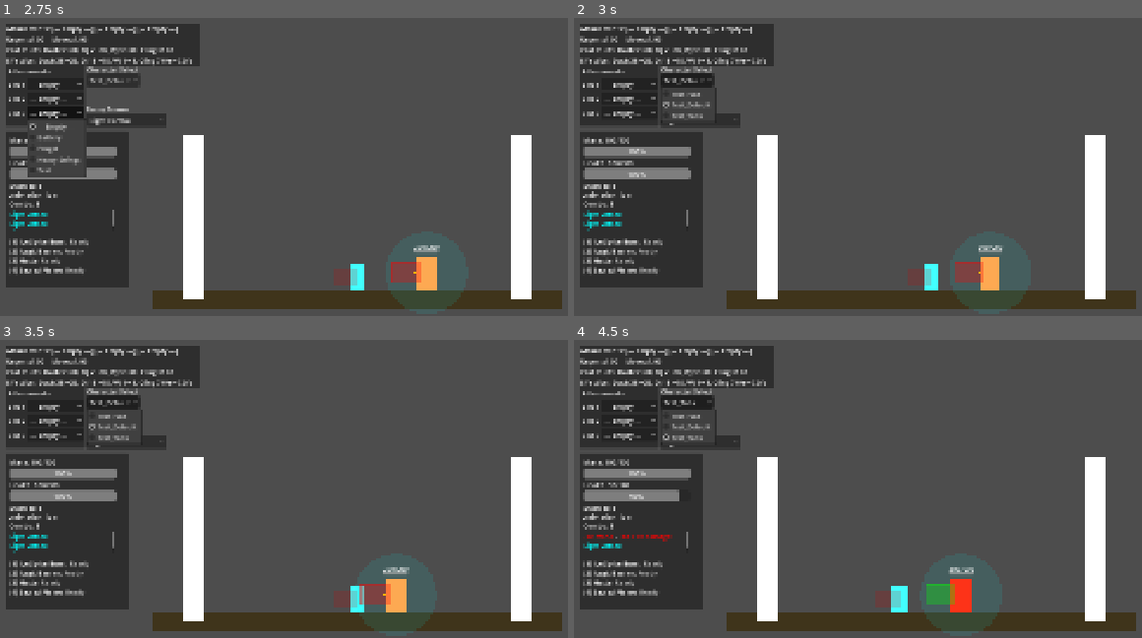
Above: before the commit, frames 1-4 (two rows, left to right).
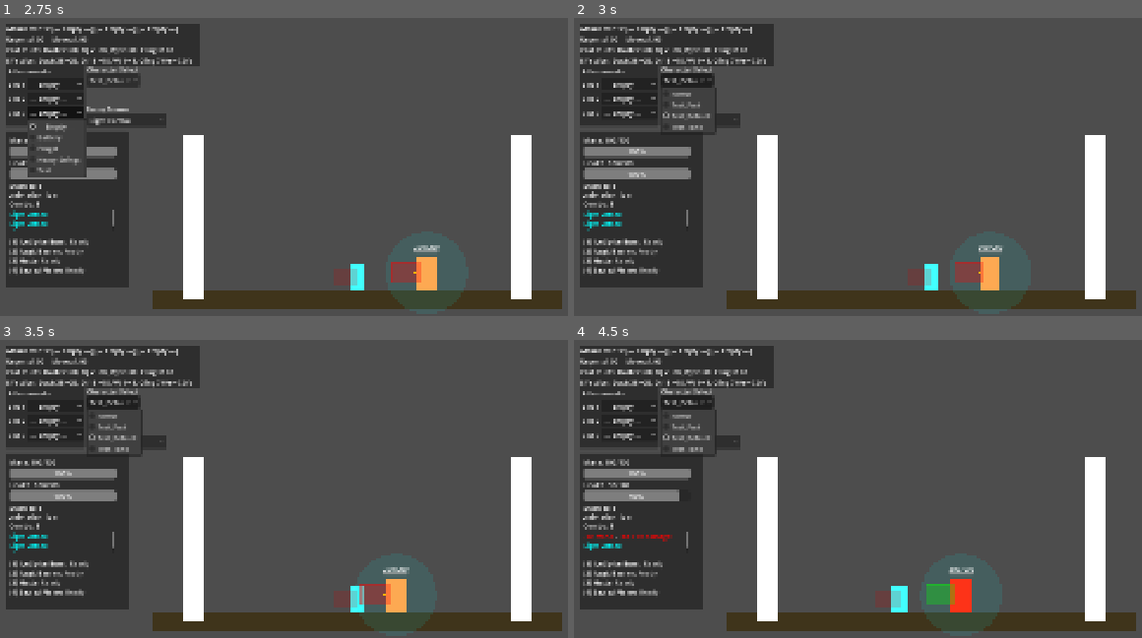
Above: after the commit, the same moments.

Repository: Korasyl/ManaBrawl
Game: Godot game, scene res://scenes/test_environment/test_environment.tscn
Same seed, same stepped clock (60 frames per second), same inputs: the game is played once before the commit and once after it.
Inputs:
- Up to frame 1 (2.75 s): click "— Empty —" at 0.5 s; click "— Empty —" at 1.25 s; click "— Empty —" at 2 s
- Up to frame 2 (3 s): click "Test_Default" at 2.75 s
- Up to frame 3 (3.5 s): no input
- Up to frame 4 (4.5 s): click "Light Combo" at 3.5 s; click "Test_Tank" (after the commit: "Test_Default") at 4.25 s

Frame 1 is identical in both runs. In frame 2, 0.2% of the frame differs, in the area x 15-26%, y 25-40%; in frame 3, 0.2%; in frame 4, 0.3%, in the area x 15-26%, y 20-40%.

Commit message:
Testing Targeted-Delivery Basic Ranged

Diff:
--- a/characters/player.gd
+++ b/characters/player.gd
@@ -113,6 +113,8 @@
 var gravity = ProjectSettings.get_setting("physics/2d/default_gravity")
 
 func _ready():
+	add_to_group("player")
+
 	# Initialize from stats
 	if stats:
 		current_health = stats.max_health
@@ -1008,6 +1010,13 @@
 		return other.team_id != team_id
 	return other != self
 
+func apply_healing(amount: float, _ctx: Dictionary = {}) -> void:
+	if is_dead or amount <= 0.0:
+		return
+	if stats == null:
+		return
+	current_health = min(current_health + amount, stats.max_health)
+
 func take_damage(damage: float, knockback_velocity: Vector2 = Vector2.ZERO, interrupt_type: String = "none", ctx: Dictionary = {}):
 	print("PLAYER: take_damage called! damage=%.1f, knockback=%s, type=%s" % [damage, knockback_velocity, interrupt_type])
 	if is_dead:
@@ -1268,6 +1277,69 @@
 	if debug_hud:
 		debug_hud.log_action("[color=yellow]%s[/color]" % mode.mode_name)
 
+func _get_ranged_target_near_cursor(max_range_from_cursor: float, allow_self: bool = true) -> Node:
+	var mouse_pos := get_global_mouse_position()
+	var nearest: Node = null
+	var nearest_dist := max_range_from_cursor
+
+	var candidates := get_tree().get_nodes_in_group("enemy")
+	candidates.append_array(get_tree().get_nodes_in_group("training_dummy"))
+	candidates.append_array(get_tree().get_nodes_in_group("player"))
+
+	for candidate in candidates:
+		if candidate == null or not is_instance_valid(candidate):
+			continue
+		if not ("team_id" in candidate):
+			continue
+		if not (candidate is Node2D):
+			continue
+		if not (candidate.has_method("take_damage") or candidate.has_method("apply_healing") or ("status_effects" in candidate)):
+			continue
+		var dist := mouse_pos.distance_to(candidate.global_position)
+		if dist < nearest_dist:
+			nearest_dist = dist
+			nearest = candidate
+
+	if allow_self:
+		var self_dist := mouse_pos.distance_to(global_position)
+		if self_dist < nearest_dist:
+			nearest = self
+
+	return nearest
+
+func _fire_targeted_ranged(mode: RangedModeData) -> bool:
+	var target: Node = _get_ranged_target_near_cursor(mode.targeted_max_range_from_cursor, mode.targeted_allow_self)
+	if target == null:
+		return false
+
+	var is_target_ally: bool = is_ally(target)
+	if is_target_ally and not mode.targeted_affect_allies:
+		return false
+	if (not is_target_ally) and not mode.targeted_affect_enemies:
+		return false
+
+	var effect_id: String = mode.targeted_effect_id if mode.targeted_effect_id != "" else mode.mode_name.to_lower().replace(" ", "_")
+	var ctx := {
+		ContextKeys.SOURCE: self,
+		ContextKeys.TARGET: target,
+		ContextKeys.ATTACK_ID: effect_id,
+		ContextKeys.DAMAGE_TYPE: mode.damage_type,
+		ContextKeys.TEAM_ID: team_id,
+	}
+
+	if is_target_ally:
+		if mode.targeted_burst_heal > 0.0 and target.has_method("apply_healing"):
+			target.apply_healing(mode.targeted_burst_heal, ctx)
+		if mode.targeted_hot_duration > 0.0 and mode.targeted_hot_heal_per_second > 0.0 and "status_effects" in target and target.status_effects:
+			target.status_effects.apply_effect(StatusEffect.Type.HEALING, mode.targeted_hot_duration, self, mode.targeted_hot_heal_per_second, effect_id + "_hot")
+	else:
+		if mode.targeted_burst_damage > 0.0 and target.has_method("take_damage"):
+			target.take_damage(mode.targeted_burst_damage, Vector2.ZERO, mode.interrupt_type, ctx)
+		if mode.targeted_dot_duration > 0.0 and mode.targeted_dot_damage_per_second > 0.0 and "status_effects" in target and target.status_effects:
+			target.status_effects.apply_effect(StatusEffect.Type.BURNING, mode.targeted_dot_duration, self, mode.targeted_dot_damage_per_second, effect_id + "_burn")
+
+	return true
+
 func _get_projectile_spawn_base() -> Vector2:
 	return global_position + projectile_spawn_offset
 
--- /dev/null
+++ b/resources/character_stats/fervor.tres
@@ -0,0 +1,9 @@
+[gd_resource type="Resource" script_class="CharacterStats" format=3]
+
+[ext_resource type="Script" path="res://scripts/character_stats.gd" id="1_stats"]
+[ext_resource type="Resource" path="res://resources/ranged_modes/cauterizing_fire.tres" id="2_rng"]
+
+[resource]
+script = ExtResource("1_stats")
+character_name = "Fervor"
+ranged_mode = ExtResource("2_rng")
--- /dev/null
+++ b/resources/ranged_modes/cauterizing_fire.tres
@@ -0,0 +1,26 @@
+[gd_resource type="Resource" script_class="RangedModeData" format=3]
+
+[ext_resource type="Script" path="res://scripts/combat/ranged_mode_data.gd" id="1_rmd"]
+
+[resource]
+script = ExtResource("1_rmd")
+mode_name = "Cauterizing Fire"
+mode_type = "targeted"
+damage = 0.0
+damage_type = "ranged"
+interrupt_type = "flinch"
+projectile_speed = 600.0
+projectile_color = Color(1, 0.6, 0.2, 1)
+fire_cooldown = 0.55
+move_speed_mult = 0.7
+targeted_max_range_from_cursor = 260.0
+targeted_allow_self = true
+targeted_affect_allies = true
+targeted_affect_enemies = true
+targeted_burst_damage = 10.0
+targeted_burst_heal = 10.0
+targeted_dot_duration = 3.0
+targeted_dot_damage_per_second = 5.0
+targeted_hot_duration = 3.0
+targeted_hot_heal_per_second = 5.0
+targeted_effect_id = "cauterizing_fire"
--- a/scripts/combat/ranged_mode_data.gd
+++ b/scripts/combat/ranged_mode_data.gd
@@ -16,3 +16,19 @@
 ## Mode behavior
 @export var fire_cooldown: float = 0.4
 @export var move_speed_mult: float = 0.7  # Movement speed while in ranged mode
+
+
+## Targeted delivery options (used when mode_type == "targeted")
+@export var targeted_max_range_from_cursor: float = 220.0
+@export var targeted_allow_self: bool = true
+@export var targeted_affect_allies: bool = true
+@export var targeted_affect_enemies: bool = true
+
+## Cauterizing Fire-style effects
+@export var targeted_burst_damage: float = 0.0
+@export var targeted_burst_heal: float = 0.0
+@export var targeted_dot_duration: float = 0.0
+@export var targeted_dot_damage_per_second: float = 0.0
+@export var targeted_hot_duration: float = 0.0
+@export var targeted_hot_heal_per_second: float = 0.0
+@export var targeted_effect_id: String = ""
--- a/scripts/combat/status_effect.gd
+++ b/scripts/combat/status_effect.gd
@@ -11,6 +11,7 @@
 	GRABBED,    # Cannot move or act (vine grab, etc.)
 	SLOWED,     # Reduced move speed
 	BURNING,    # Damage over time
+	HEALING,    # Healing over time
 	CUSTOM,     # For unique effects — check effect_id
 }
 
--- a/scripts/combat/status_effect_manager.gd
+++ b/scripts/combat/status_effect_manager.gd
@@ -24,12 +24,18 @@
 				expired.append(effect)
 				continue
 
-		# Apply DoT
+		# Apply DoT / HoT
 		if effect.type == StatusEffect.Type.BURNING and _owner != null:
 			if _owner.has_method("take_damage"):
 				var dot_damage: float = float(effect.magnitude) * float(delta)
 				var ctx := {ContextKeys.SOURCE: effect.source, ContextKeys.DAMAGE_TYPE: "dot"}
 				_owner.take_damage(dot_damage, Vector2.ZERO, "none", ctx)
+
+		if effect.type == StatusEffect.Type.HEALING and _owner != null:
+			if _owner.has_method("apply_healing"):
+				var hot_heal: float = float(effect.magnitude) * float(delta)
+				_owner.apply_healing(hot_heal, {ContextKeys.SOURCE: effect.source, ContextKeys.DAMAGE_TYPE: "hot"})
+
 
 	# Remove expired effects
 	for effect in expired:
